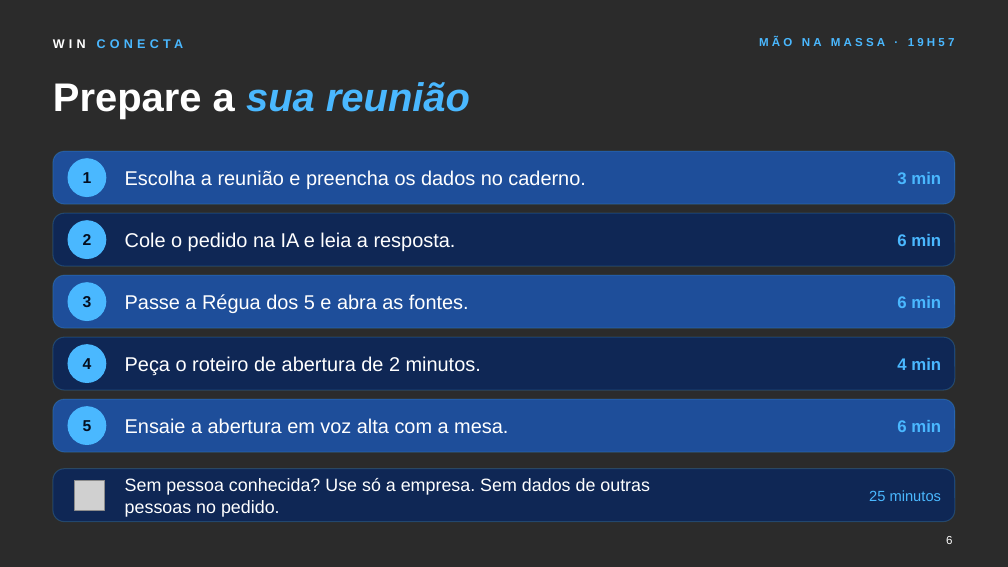
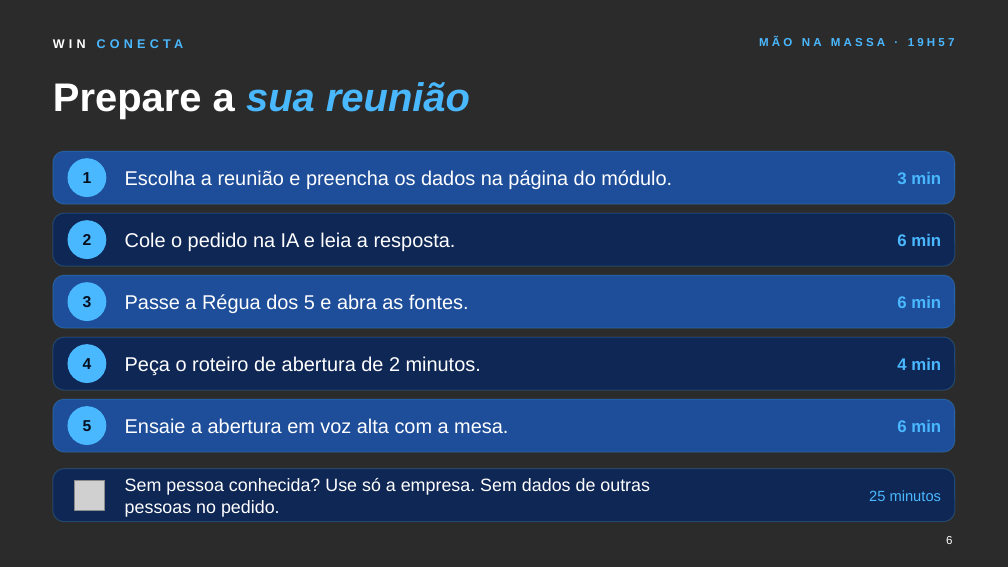
Before and after one commit to acatauassu/conecta, a slide deck: slide 6 of M6 - Preparar a reuniao/M6-slides.pptx. Drawn at 1008x567 pixels with LibreOffice and Linux fonts; fonts in the diff are those of the drawing; grey boxes stand for pictures; background and template pictures are left out; a plain dark background stands for a picture behind light text. Boxes give left, top, right and bottom in pixels: in the first picture for what was removed or moved away, otherwise in the second. Text is boxed around its words. In the diff, an @@ line names an element or a change of style, - is before the commit and + after.

```diff
--- a/M6 - Preparar a reuniao/M6-slides.pptx
+++ b/M6 - Preparar a reuniao/M6-slides.pptx
@@ text at (125, 170, 672, 189): text changed @@
-Escolha a reunião e preencha os dados no caderno.
+Escolha a reunião e preencha os dados na página do módulo.
```
Also in this commit, not shown: 2 other slides changed, 8 other files.
